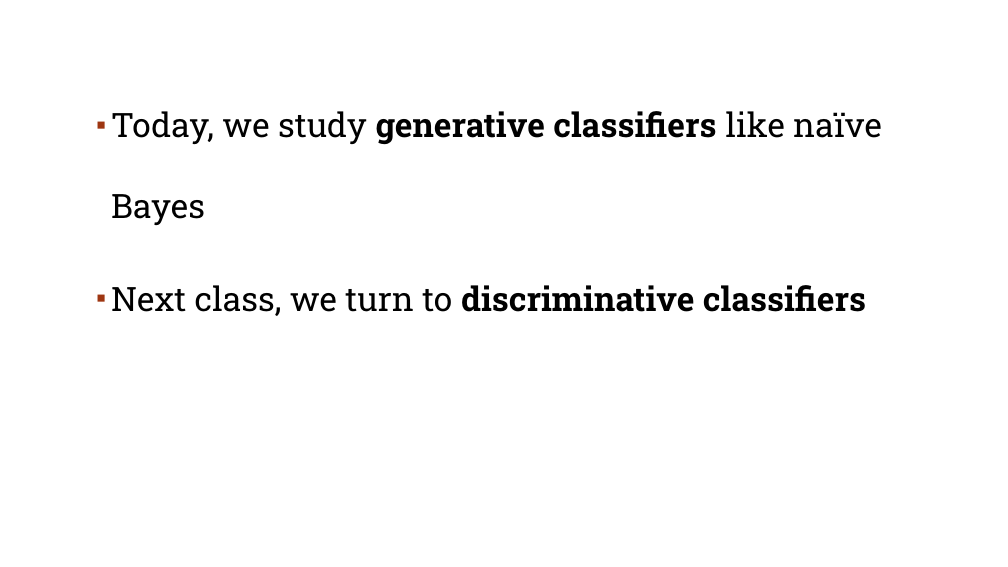
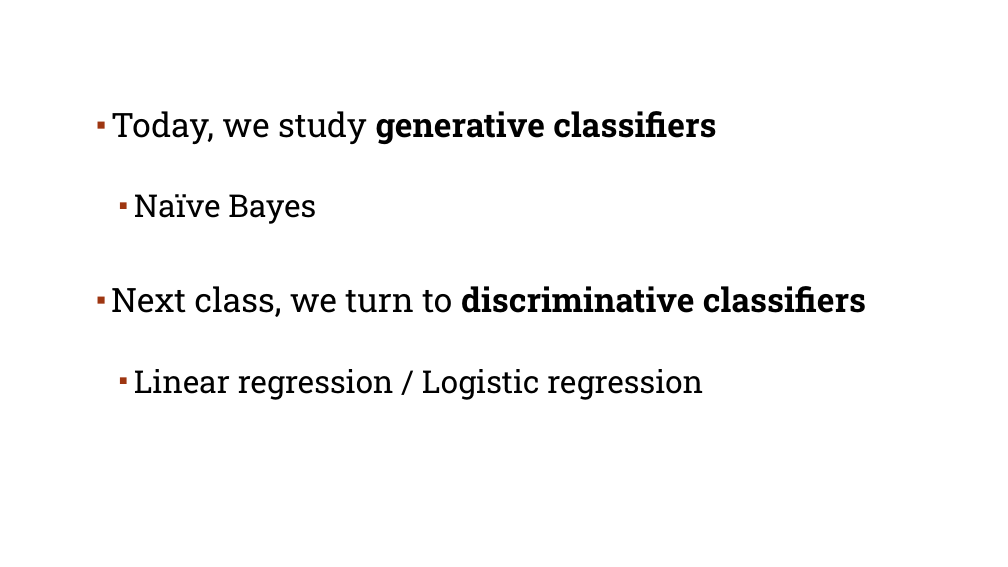
Before and after one commit to YeabinMoonEcon/BUS211, a slide deck: slide 8 of Summer2023/BUS243/lecture_note/lecture4.pptx (slide 7 before the commit). Drawn at 1008x567 pixels with LibreOffice and Linux fonts; fonts in the diff are those of the drawing; background and template pictures are left out. Boxes give left, top, right and bottom in pixels: in the first picture for what was removed or moved away, otherwise in the second. Text is boxed around its words. In the diff, an @@ line names an element or a change of style, - is before the commit and + after.

```diff
--- a/Summer2023/BUS243/lecture_note/lecture4.pptx
+++ b/Summer2023/BUS243/lecture_note/lecture4.pptx
@@ text at box(111, 111, 716, 224): text changed @@
-▪ Today, we study generative classifiers like naïve Bayes
+▪ Today, we study generative classifiers
+  ▪ Naïve Bayes
@@ text at box(134, 369, 703, 400): paragraph added @@
+  ▪ Linear regression / Logistic regression
```
Also in this commit, not shown: 4 other slides changed, 2 slides added, 3 other files.
